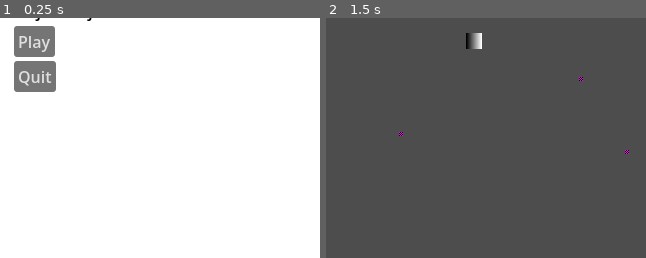
Above: before the commit, frames 1-2 (left to right).
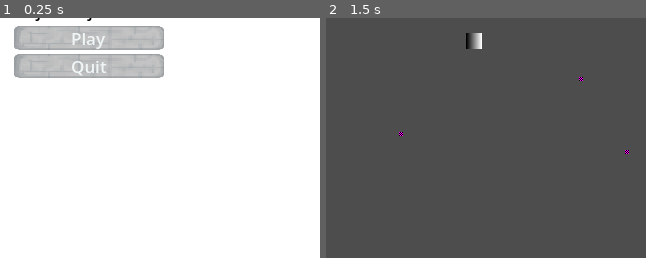
Above: after the commit, the same moments.

Repository: Cyberiada2025-2026/Lem-Jam
Game: Godot game, scene res://ui/main_menu/main_menu.tscn
Two runs of this game, one before a commit and one after it. Both use one fixed random seed, a clock stepped at 60 frames per second and the inputs below.
Inputs (mouse positions are % of the whole screen's width and height, from its top left):
- Up to frame 1 (0.25 s): no input
- Up to frame 2 (1.5 s): click "Play" at 0.5 s; tap Enter at 1.25 s; move the mouse to (23, 14) at 1.27 s; press the mouse at (23, 14) at 1.28 s
The pictures show only the part of the screen within x 0-50%, y 9-59%; the shares and areas given below are measured in that part.

The runs differ from the first frame. In frame 1, 9.9% of the frame differs, in the area x 4-52%, y 3-31%; in frame 2, nothing differs.

Commit message:
add button texture

Diff:
--- /dev/null
+++ b/ui/button_texture/button_texture.tres
@@ -0,0 +1,24 @@
+[gd_resource type="Theme" format=3 uid="uid://bsjlnia300yv7"]
+
+[ext_resource type="Texture2D" uid="uid://dkirikvcapys" path="res://ui/button_texture/button_hover.png" id="1_hmg00"]
+[ext_resource type="Texture2D" uid="uid://cn4swu2l8il0r" path="res://ui/button_texture/button.png" id="2_vhdu8"]
+[ext_resource type="Texture2D" uid="uid://ciu0r3srrrrmp" path="res://ui/button_texture/button_press.png" id="3_adksa"]
+
+[sub_resource type="StyleBoxTexture" id="StyleBoxTexture_tcstv"]
+texture = ExtResource("1_hmg00")
+
+[sub_resource type="StyleBoxTexture" id="StyleBoxTexture_n7tag"]
+texture = ExtResource("2_vhdu8")
+
+[sub_resource type="StyleBoxTexture" id="StyleBoxTexture_pkdsk"]
+texture = ExtResource("3_adksa")
+
+[resource]
+Button/colors/font_color = Color(0.9411765, 0.9607843, 0.9607843, 1)
+Button/colors/font_hover_color = Color(0.95, 0.95, 0.95, 1)
+Button/colors/font_pressed_color = Color(1, 1, 1, 1)
+Button/constants/outline_size = 0
+Button/font_sizes/font_size = 17
+Button/styles/hover = SubResource("StyleBoxTexture_tcstv")
+Button/styles/normal = SubResource("StyleBoxTexture_n7tag")
+Button/styles/pressed = SubResource("StyleBoxTexture_pkdsk")
--- a/ui/game_over_screen/game_over_screen.tscn
+++ b/ui/game_over_screen/game_over_screen.tscn
@@ -1,6 +1,7 @@
 [gd_scene format=3 uid="uid://b54yu2bnl3fs"]
 
 [ext_resource type="Script" uid="uid://bbvixng2xp08f" path="res://ui/win_screen/win_screen.gd" id="1_bkcqb"]
+[ext_resource type="Theme" uid="uid://bsjlnia300yv7" path="res://ui/button_texture/button_texture.tres" id="2_oh0l1"]
 
 [node name="GameOverScreen" type="Control" unique_id=996445304]
 layout_mode = 3
@@ -69,6 +70,7 @@
 grow_horizontal = 2
 grow_vertical = 2
 size_flags_horizontal = 0
+theme = ExtResource("2_oh0l1")
 text = "Go back to menu
 "
 
@@ -82,6 +84,7 @@
 grow_horizontal = 2
 grow_vertical = 0
 size_flags_horizontal = 0
+theme = ExtResource("2_oh0l1")
 text = "Quit"
 
 [node name="Button" type="Button" parent="ColorRect/Control/Control" unique_id=1406166094]
@@ -90,6 +93,7 @@
 anchor_right = 1.0
 offset_bottom = 31.0
 grow_horizontal = 2
+theme = ExtResource("2_oh0l1")
 text = "Play again"
 
 [connection signal="pressed" from="ColorRect/Control/Control/PlayButton" to="." method="on_main_menu_button"]
--- a/ui/main_menu/main_menu.tscn
+++ b/ui/main_menu/main_menu.tscn
@@ -1,6 +1,7 @@
 [gd_scene format=3 uid="uid://c08otfsfonbqm"]
 
 [ext_resource type="Script" uid="uid://hcx0rif760n5" path="res://ui/main_menu/main_menu.gd" id="1_uhj5c"]
+[ext_resource type="Theme" uid="uid://bsjlnia300yv7" path="res://ui/button_texture/button_texture.tres" id="2_mu8pm"]
 
 [node name="MainMenu" type="Control" unique_id=165242488]
 layout_mode = 3
@@ -29,8 +30,8 @@
 layout_mode = 2
 
 [node name="VBoxContainer" type="VBoxContainer" parent="HBoxContainer" unique_id=1306511573]
+custom_minimum_size = Vector2(150, 0)
 layout_mode = 2
-size_flags_horizontal = 3
 
 [node name="Control" type="Control" parent="HBoxContainer/VBoxContainer" unique_id=441584380]
 custom_minimum_size = Vector2(0, 20)
@@ -44,13 +45,13 @@
 
 [node name="PlayButton" type="Button" parent="HBoxContainer/VBoxContainer" unique_id=565568836]
 layout_mode = 2
-size_flags_horizontal = 0
+theme = ExtResource("2_mu8pm")
 text = "Play
 "
 
 [node name="QuitButton" type="Button" parent="HBoxContainer/VBoxContainer" unique_id=1193461057]
 layout_mode = 2
-size_flags_horizontal = 0
+theme = ExtResource("2_mu8pm")
 text = "Quit"
 
 [connection signal="pressed" from="HBoxContainer/VBoxContainer/PlayButton" to="." method="_on_play_button_pressed"]
--- a/ui/pause_screen/pause_screen.tscn
+++ b/ui/pause_screen/pause_screen.tscn
@@ -1,6 +1,7 @@
 [gd_scene format=3 uid="uid://coulty6lytj5"]
 
 [ext_resource type="Script" uid="uid://w71shtk56qfw" path="res://ui/pause_screen/pause_screen.gd" id="1_yfpbd"]
+[ext_resource type="Theme" uid="uid://bsjlnia300yv7" path="res://ui/button_texture/button_texture.tres" id="2_bupvi"]
 
 [node name="PauseScreen" type="Control" unique_id=870774568]
 process_mode = 3
@@ -75,6 +76,7 @@
 anchor_right = 1.0
 offset_bottom = 31.0
 grow_horizontal = 2
+theme = ExtResource("2_bupvi")
 text = "return"
 
 [node name="Button2" type="Button" parent="ColorRect/Container/Control" unique_id=458222226]
@@ -86,6 +88,7 @@
 offset_top = -31.0
 grow_horizontal = 2
 grow_vertical = 0
+theme = ExtResource("2_bupvi")
 text = "quit
 "
 
--- a/ui/win_screen/win_screen.tscn
+++ b/ui/win_screen/win_screen.tscn
@@ -1,6 +1,7 @@
 [gd_scene format=3 uid="uid://bxvaf06yql48s"]
 
 [ext_resource type="Script" uid="uid://bbvixng2xp08f" path="res://ui/win_screen/win_screen.gd" id="1_vii5q"]
+[ext_resource type="Theme" uid="uid://bsjlnia300yv7" path="res://ui/button_texture/button_texture.tres" id="2_dcw1d"]
 
 [node name="WinScreen" type="Control" unique_id=116378872]
 layout_mode = 3
@@ -62,9 +63,10 @@
 layout_mode = 1
 anchors_preset = 10
 anchor_right = 1.0
-offset_bottom = 31.0
+offset_bottom = 40.0
 grow_horizontal = 2
 size_flags_horizontal = 0
+theme = ExtResource("2_dcw1d")
 text = "Go back to menu
 "
 
@@ -75,9 +77,11 @@
 anchor_right = 1.0
 anchor_bottom = 1.0
 offset_top = -31.0
+offset_bottom = 9.0
 grow_horizontal = 2
 grow_vertical = 0
 size_flags_horizontal = 0
+theme = ExtResource("2_dcw1d")
 text = "Quit"
 
 [connection signal="pressed" from="ColorRect/Control/Control/PlayButton" to="." method="on_main_menu_button"]
Binary file added: ui/button_texture/button.png
Not shown, added: ui/button_texture/button.png.import
Binary file added: ui/button_texture/button_hover.png
Not shown, added: ui/button_texture/button_hover.png.import
Binary file added: ui/button_texture/button_press.png
Not shown, added: ui/button_texture/button_press.png.import
